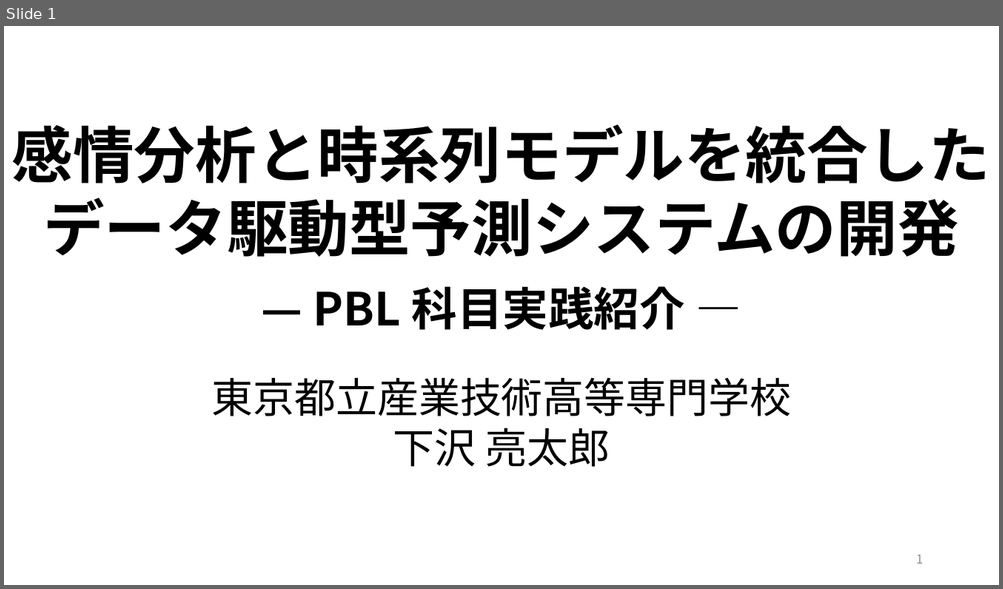
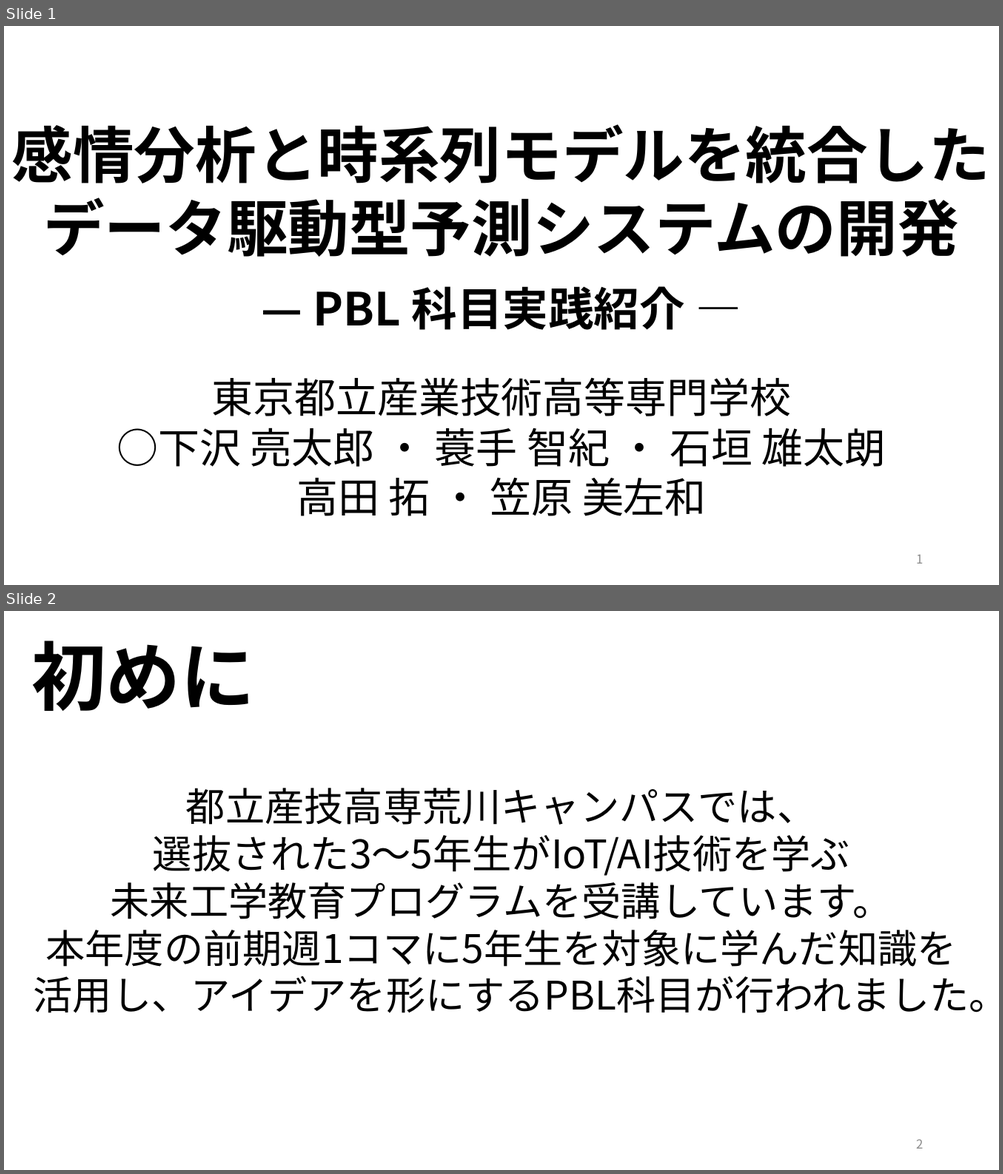
Before and after one commit to ryoww/PBL_stock, a slide deck: 最終報告.pptx. Shown one above the other, each under a label of ours: slide 1 before the commit, slides 1 and 2 after it. The pictures are 1003x589 and 1003x1174 pixels, drawn with LibreOffice and Linux fonts; fonts in the diff are those of the drawing. Boxes give left, top, right and bottom in pixels: in the first picture for what was removed or moved away, otherwise in the second. Text is boxed around its words. In the diff, an @@ line names an element or a change of style, - is before the commit and + after.

```diff
--- a/最終報告.pptx
+++ b/最終報告.pptx
@@ slide 2 added at (4,611,999,1170), background #FFFFFF @@
@@ text added at (31,641,255,711), 72 pt, text #000000, bold @@
+初めに
@@ text added at (34,788,999,1014), 38 pt, text #000000 @@
+都立産技高専荒川キャンパスでは、
+選抜された3～5年生がIoT/AI技術を学ぶ
+未来工学教育プログラムを受講しています。
+本年度の前期週1コマに5年生を対象に学んだ知識を
+活用し、アイデアを形にするPBL科目が行われました。
@@ page number added at (916,1139,922,1149), 12 pt, text #8C8C8C @@
+2
@@ slide 1 changed as well @@
@@ text at (117,428,886,517): text changed @@
-下沢 亮太郎
+○下沢 亮太郎 ・ 蓑手 智紀 ・ 石垣 雄太朗
+高田 拓 ・ 笠原 美左和
```
Also in this commit, not shown: 11 other slides changed, 5 other slides added, 1 slide removed, 1 other file.
